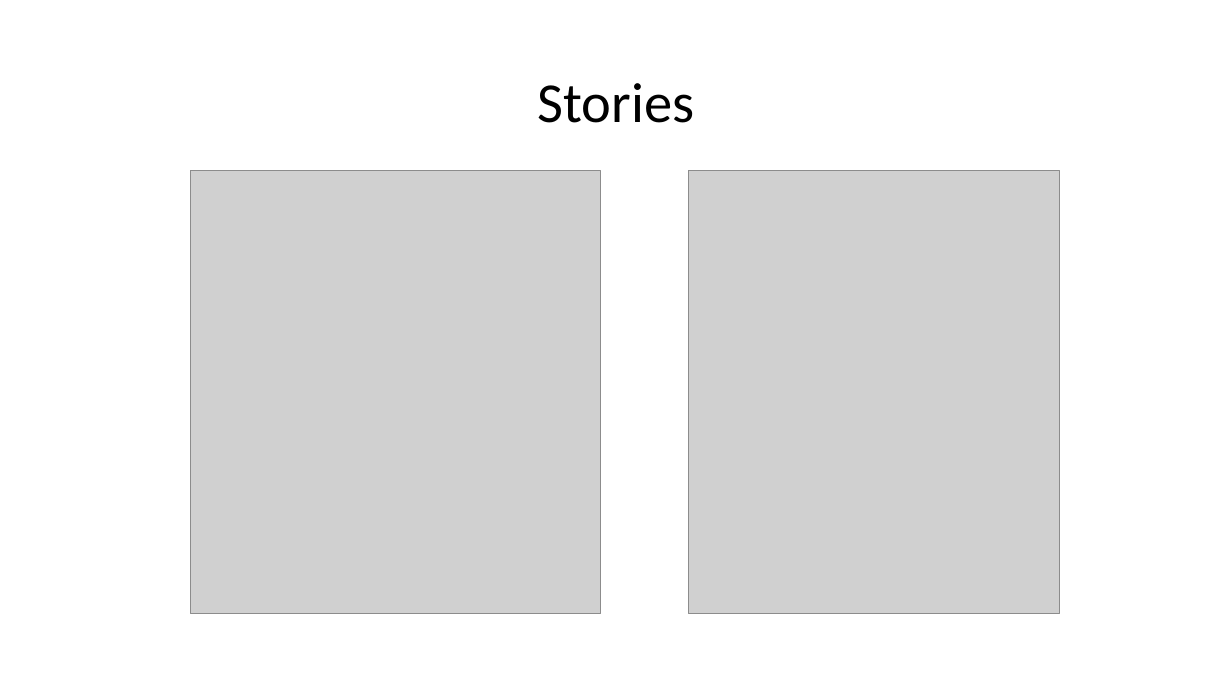
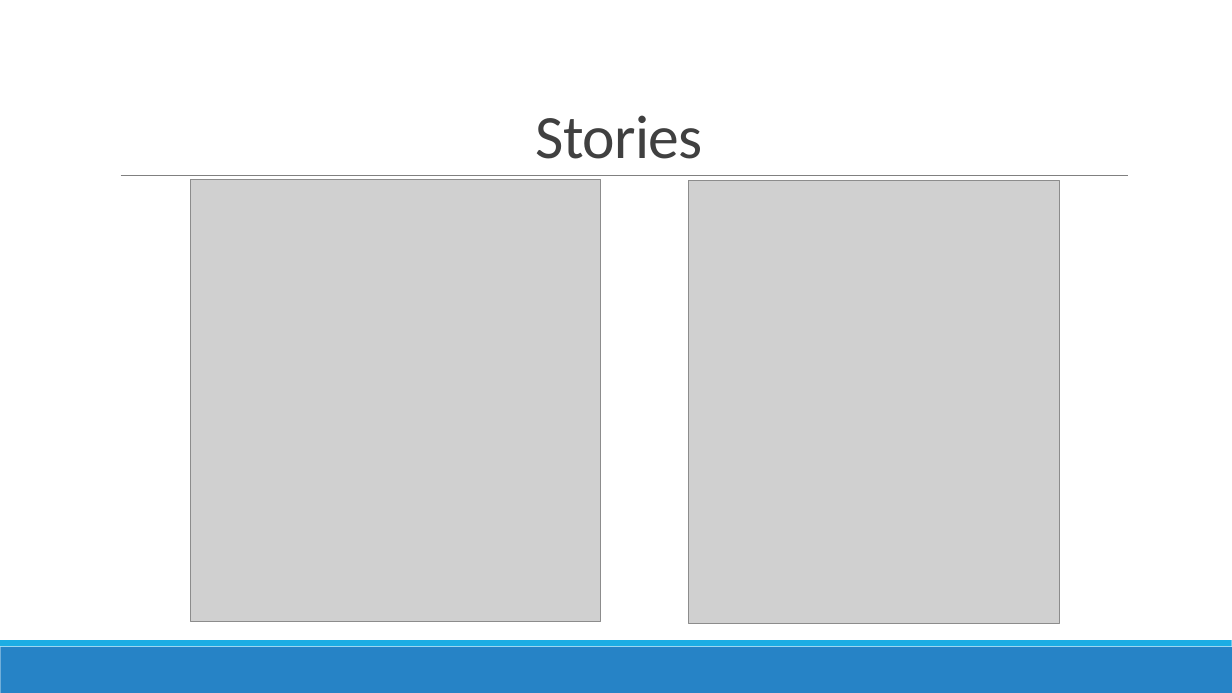
Before and after one commit to Dynamic-Deliveries/Shopping-Cart, a slide deck: slide 2 of Dynamic Deliveries.pptx. Drawn at 1232x693 pixels with LibreOffice and Linux fonts; fonts in the diff are those of the drawing; grey boxes stand for pictures. Boxes give left, top, right and bottom in pixels: in the first picture for what was removed or moved away, otherwise in the second. Text is boxed around its words. In the diff, an @@ line names an element or a change of style, - is before the commit and + after.

```diff
--- a/Dynamic Deliveries.pptx
+++ b/Dynamic Deliveries.pptx
@@ title "Stories": place and size @@
-title "Stories" at (537,83,694,123)
+title "Stories" at (535,115,702,159)
@@ title "Stories" at (535,115,702,159): size 44 to 48 pt, text colour #000000 to #404040, letter spacing 0 to -0.5 pt; line spacing 0.9 to 0.85; vertical alignment middle to bottom @@
@@ line added from (121, 176) to (1128, 176), #808080 0.5 pt @@
@@ picture: place and size @@
-picture at (190,171,601,614)
+picture at (190,179,601,622)
@@ picture: place and size @@
-picture at (689,171,1059,614)
+picture at (689,181,1059,624)
@@ rectangle added at (0,647,1232,693), fill #2683C6 @@
@@ rectangle added at (0,640,1232,647), fill #1CADE4 @@
```
Also in this commit, not shown: 19 other slides changed, 1 slide added.
